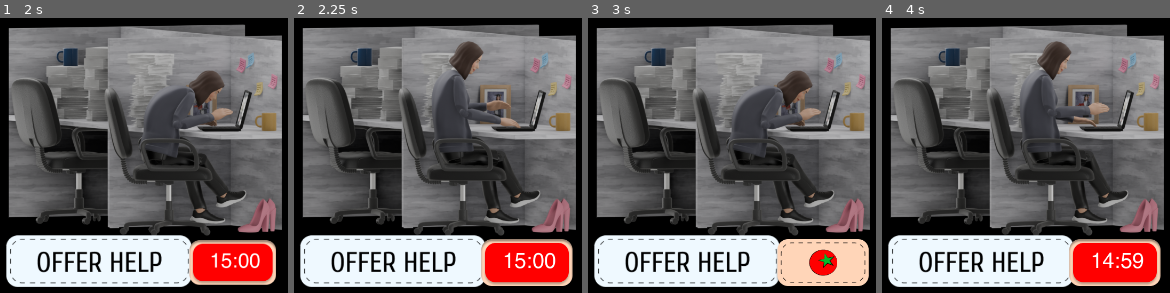
Above: before the commit, frames 1-4 (left to right).
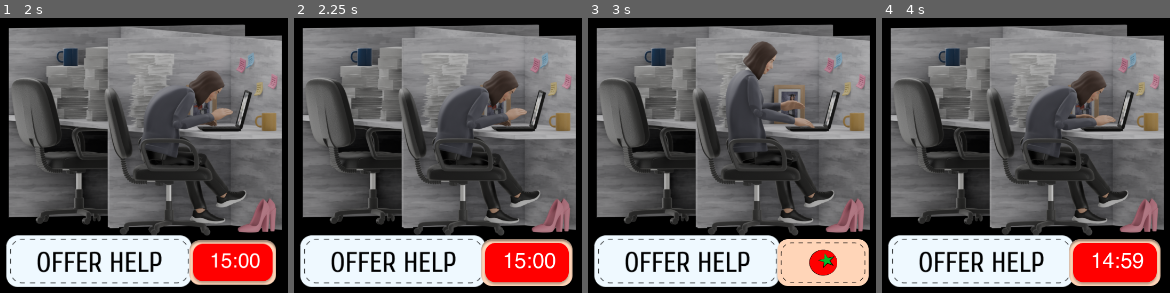
Above: after the commit, the same moments.

Repository: grkovalev/office-game
Game: Godot game, scene res://node.tscn
The game is run twice, just before and just after one commit, with the same random seed, the same clock (stepped at 60 frames per second) and the same inputs.
Inputs (mouse positions are in pixels of both pictures, inside the frame that each line leads up to):
- Up to frame 1 (2 s): click (97, 262) at 0.5 s; click (236, 265) at 1.25 s
- Up to frame 2 (2.25 s): click "15:00" at 2 s
- Up to frame 3 (3 s): click "15:00" at 2.75 s
- Up to frame 4 (4 s): click (1118, 265) at 3.5 s

Frame 1 is identical in both runs. In frame 2, 5.1% of the frame differs, in the area x 47-81%, y 8-70%; in frame 3, 5.1%; in frame 4, 5.4%, in the area x 47-82%, y 8-70%.
Error before the commit: Invalid assignment of property or key 'visible' with value of type 'bool' on a base object of type 'null instance'. (res://AnimatedButton.gd:95)
Error after the commit: Invalid assignment of property or key 'visible' with value of type 'bool' on a base object of type 'null instance'. (res://AnimatedButton.gd:96)

Commit message:
fixed animation logic
Focused animation only plays when timer is either running or on pause

Diff:
--- a/AnimatedButton.gd
+++ b/AnimatedButton.gd
@@ -3,9 +3,9 @@
 @export var hover_scale := Vector2(1.1, 1.1)
 @export var pressed_scale := Vector2(0.95, 0.95)
 @export var tween_time := 0.15
-
-@export var cooldown_seconds := 900
+@export var cooldown_seconds := 900  # 15 minutes
 @export var cooldown_texture: Texture2D
+@export var anim_sprite: AnimatedSprite2D  # assign in Inspector
 
 @onready var label: Label = $Label
 
@@ -17,6 +17,7 @@
 var _accumulator := 0.0
 
 func _process(delta):
+	# Timer countdown
 	if timer_running and not timer_paused:
 		_accumulator += delta
 		if _accumulator >= 1.0:
@@ -25,6 +26,8 @@
 			if time_left <= 0:
 				reset_button()
 			update_label()
+	# Update animation each frame
+	update_animation_state()
 
 func _ready() -> void:
 	pivot_offset = size / 2
@@ -42,7 +45,6 @@
 	_tween.set_trans(Tween.TRANS_BACK)
 	_tween.set_ease(Tween.EASE_OUT)
 
-# Hover & press animations
 func _on_hover():
 	if toggle_mode and button_pressed:
 		return
@@ -69,18 +71,17 @@
 	else:
 		animate_to(hover_scale)
 
-	# Handle cooldown logic
 	handle_timer_click()
 
+# ------------------------
+# Timer / cooldown logic
+# ------------------------
 func handle_timer_click():
 	if not timer_running:
-		# First click → start timer
 		start_cooldown()
 	elif timer_running and not timer_paused:
-		# First click while running → pause
 		timer_paused = true
 	elif timer_running and timer_paused:
-		# Second click while paused → cancel
 		reset_button()
 
 func start_cooldown():
@@ -88,9 +89,9 @@
 	timer_paused = false
 	time_left = cooldown_seconds
 
-	# Switch button texture
+	# Swap texture
 	if cooldown_texture:
-		self.texture_normal = cooldown_texture
+		texture_normal = cooldown_texture
 
 	label.visible = true
 	update_label()
@@ -100,7 +101,6 @@
 	timer_paused = false
 	time_left = 0
 
-	# Restore original texture
 	if original_texture:
 		texture_normal = original_texture
 
@@ -109,6 +109,22 @@
 	animate_to(Vector2.ONE)
 
 func update_label():
-	var minutes := int(time_left) / 60
-	var seconds := int(time_left) % 60
+	var minutes := time_left / 60
+	var seconds := time_left % 60
 	label.text = "%02d:%02d" % [minutes, seconds]
+
+# ------------------------
+# External AnimatedSprite2D control
+# ------------------------
+func update_animation_state():
+	if not anim_sprite:
+		return
+
+	if timer_running:
+		if anim_sprite.animation != "anim_focused":
+			anim_sprite.animation = "anim_focused"
+			anim_sprite.play()
+	else:
+		if anim_sprite.animation != "anim_idle_default":
+			anim_sprite.animation = "anim_idle_default"
+			anim_sprite.play()
--- a/node.tscn
+++ b/node.tscn
@@ -111,7 +111,7 @@
 texture_normal = ExtResource("2_e2u21")
 script = ExtResource("28_o6fs4")
 
-[node name="btn_tomat" type="TextureButton" parent="."]
+[node name="btn_tomat" type="TextureButton" parent="." node_paths=PackedStringArray("anim_sprite")]
 offset_left = 970.0
 offset_top = 484.0
 offset_right = 1149.0
@@ -120,6 +120,7 @@
 texture_normal = ExtResource("4_bss38")
 script = ExtResource("28_o6fs4")
 cooldown_texture = ExtResource("23_8jewq")
+anim_sprite = NodePath("../anim_idlescreen")
 
 [node name="btn_tomat_toggle" type="Node" parent="btn_tomat"]
 script = ExtResource("22_qv2vy")
